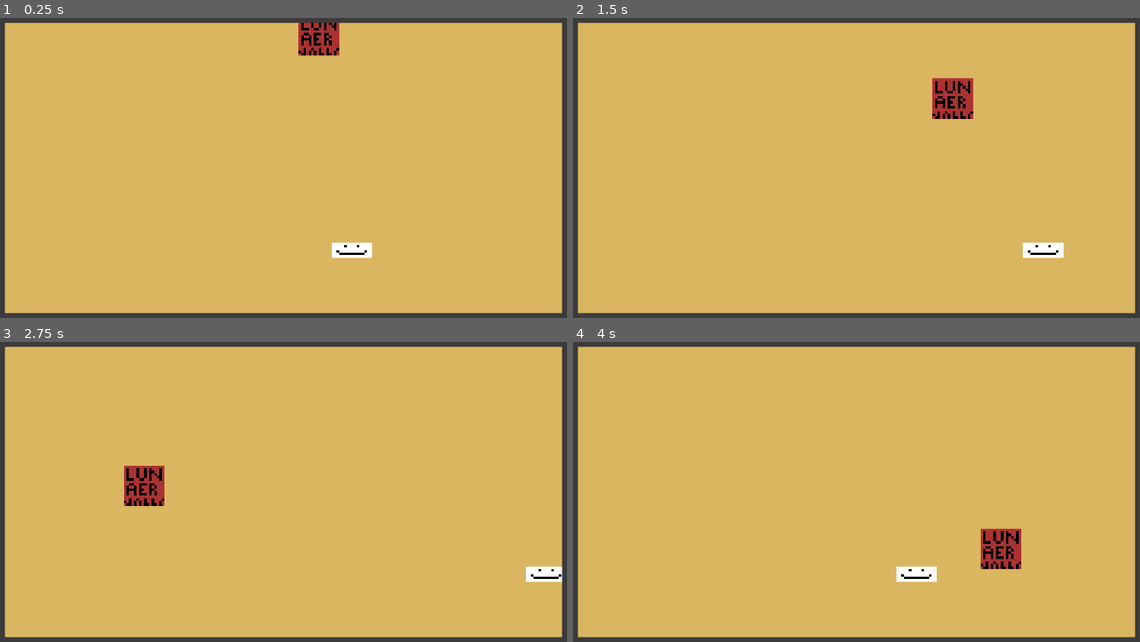
Above: before the commit, frames 1-4 (two rows, left to right).
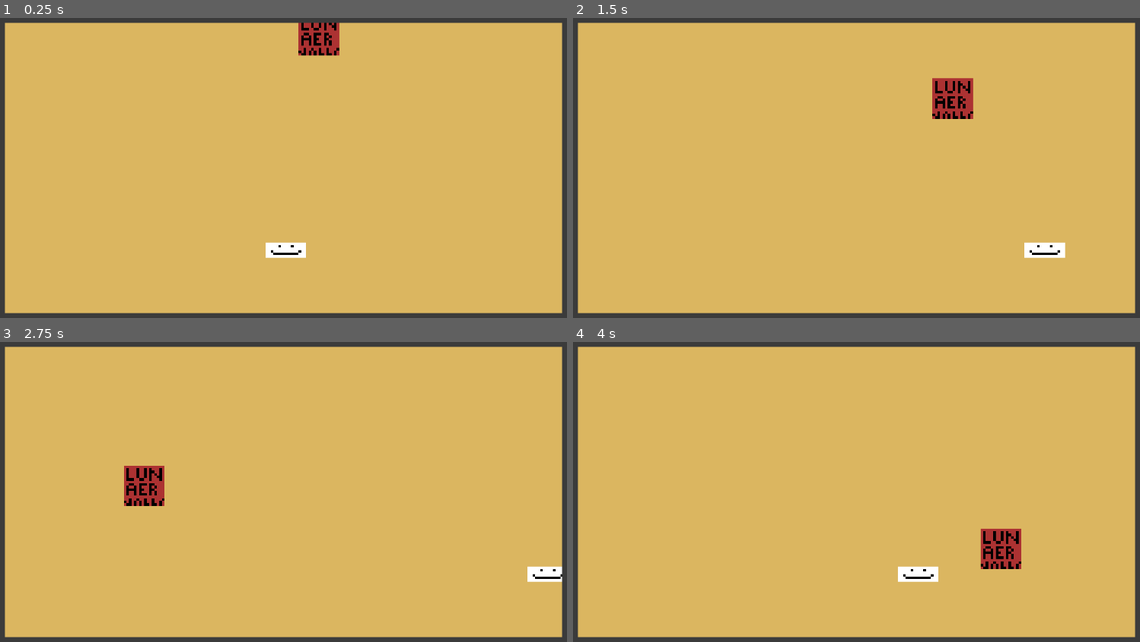
Above: after the commit, the same moments.

Repository: sondrejk/godot_projects
Game: Godot game, scene res://scenes/world.tscn
The game is run twice, just before and just after one commit, with the same random seed, the same clock (stepped at 60 frames per second) and the same inputs.
Inputs:
- Up to frame 1 (0.25 s): no input
- Up to frame 2 (1.5 s): hold Right (ui_right) 0.53-1.28 s; hold Left (ui_left) from 1.28 s (still down)
- Up to frame 3 (2.75 s): release Left (ui_left) at 2.03 s; hold Right (ui_right) from 2.03 s (still down)
- Up to frame 4 (4 s): release Right (ui_right) at 3.53 s; hold Left (ui_left) from 3.53 s (still down)

The runs differ from the first frame. In frame 1, 0.8% of the frame differs, in the area x 46-66%, y 74-80%; in frame 2, less than 0.1%; in frame 3, less than 0.1%; in frame 4, less than 0.1%.

Commit message:
Starting a Line Dodge V2 to use what i've learned from tutorials

Diff:
--- a/Line dodge/project.godot
+++ b/Line dodge/project.godot
@@ -1,3 +1,11 @@
+; Engine configuration file.
+; It's best edited using the editor UI and not directly,
+; since the parameters that go here are not all obvious.
+;
+; Format:
+;   [section] ; section goes between []
+;   param=value ; assign values to parameters
+
 config_version=5
 
 [application]
--- a/Line dodge/scenes/world.tscn
+++ b/Line dodge/scenes/world.tscn
@@ -8,7 +8,7 @@
 script = ExtResource("1_ll6xq")
 
 [node name="Player" parent="." instance=ExtResource("1_rpyev")]
-position = Vector2(147, 109)
+position = Vector2(121, 109)
 
 [node name="Enemy" parent="." instance=ExtResource("2_dqtt2")]
 position = Vector2(145, -10)
@@ -17,28 +17,30 @@
 [node name="Enemy_spawn_timer" type="Timer" parent="."]
 autostart = true
 
-[node name="Polygon2D" type="Polygon2D" parent="."]
+[node name="Background" type="Node2D" parent="."]
+
+[node name="Polygon2D" type="Polygon2D" parent="Background"]
 z_index = -1
 color = Color(0.862745, 0.713726, 0.376471, 1)
 polygon = PackedVector2Array(0, 0, 240, 0, 240, 135, 0, 135)
 
-[node name="Polygon2D2" type="Polygon2D" parent="."]
+[node name="Polygon2D2" type="Polygon2D" parent="Background"]
 z_index = 1
 color = Color(0.231373, 0.231373, 0.231373, 1)
 polygon = PackedVector2Array(0, 0, 10, 0, 10, 135, 0, 135)
 
-[node name="Polygon2D4" type="Polygon2D" parent="."]
+[node name="Polygon2D4" type="Polygon2D" parent="Background"]
 z_index = 1
 color = Color(0.231373, 0.231373, 0.231373, 1)
 polygon = PackedVector2Array(0, 0, 240, 0, 240, 10, 0, 10)
 
-[node name="Polygon2D5" type="Polygon2D" parent="."]
+[node name="Polygon2D5" type="Polygon2D" parent="Background"]
 z_index = 1
 position = Vector2(0, 125)
 color = Color(0.231373, 0.231373, 0.231373, 1)
 polygon = PackedVector2Array(0, 0, 240, 0, 240, 10, 0, 10)
 
-[node name="Polygon2D3" type="Polygon2D" parent="."]
+[node name="Polygon2D3" type="Polygon2D" parent="Background"]
 z_index = 1
 position = Vector2(230, 0)
 color = Color(0.231373, 0.231373, 0.231373, 1)
--- a/Line dodge/scripts/Player.gd
+++ b/Line dodge/scripts/Player.gd
@@ -16,7 +16,7 @@
 		velocity.x = 0
 
 func death():
-	get_tree().quit()
+	get_tree().reload_current_scene()
 
 func _on_hitbox_body_shape_entered(_body_rid, body, _body_shape_index, _local_shape_index):
 	if body.has_method("enemy"):
